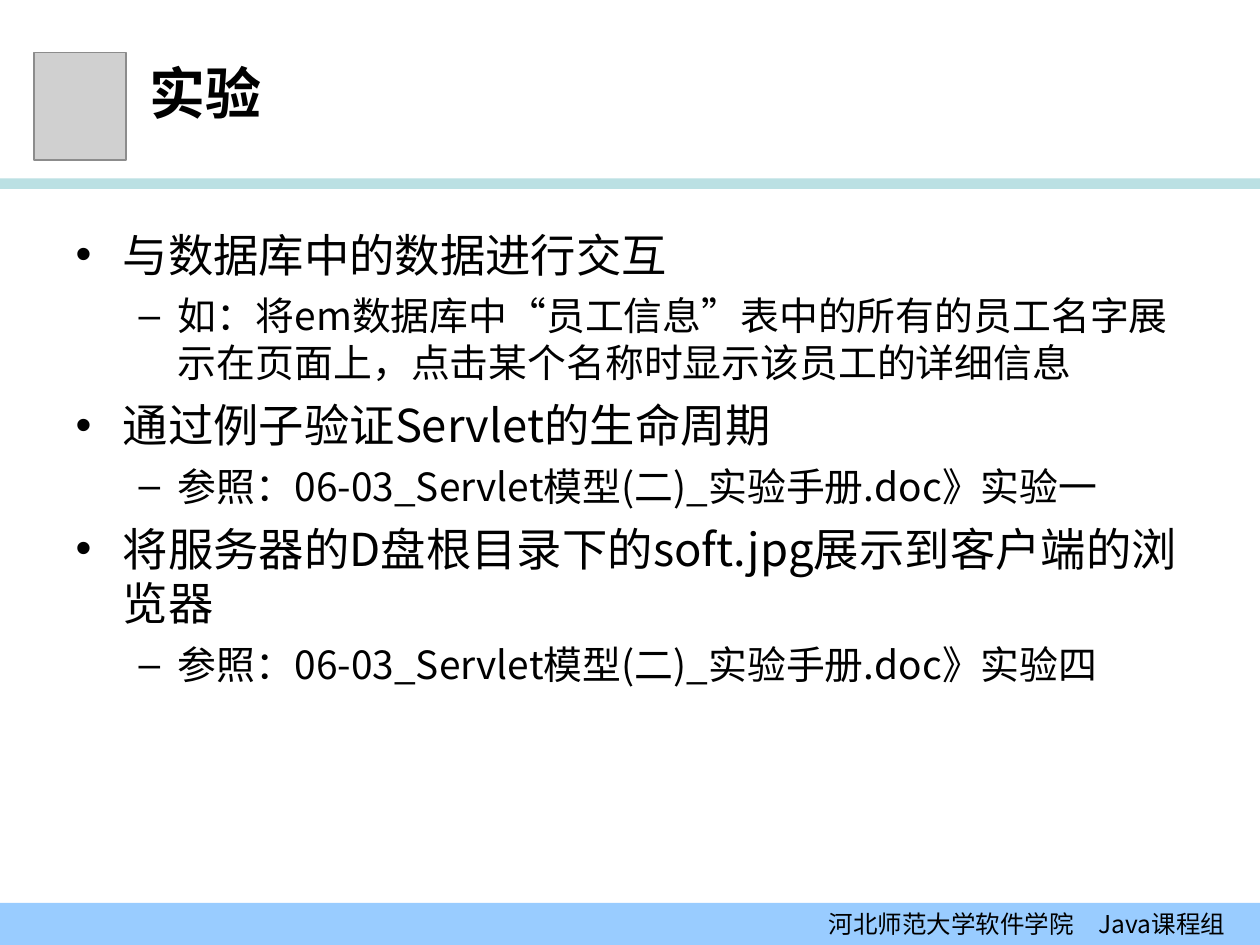
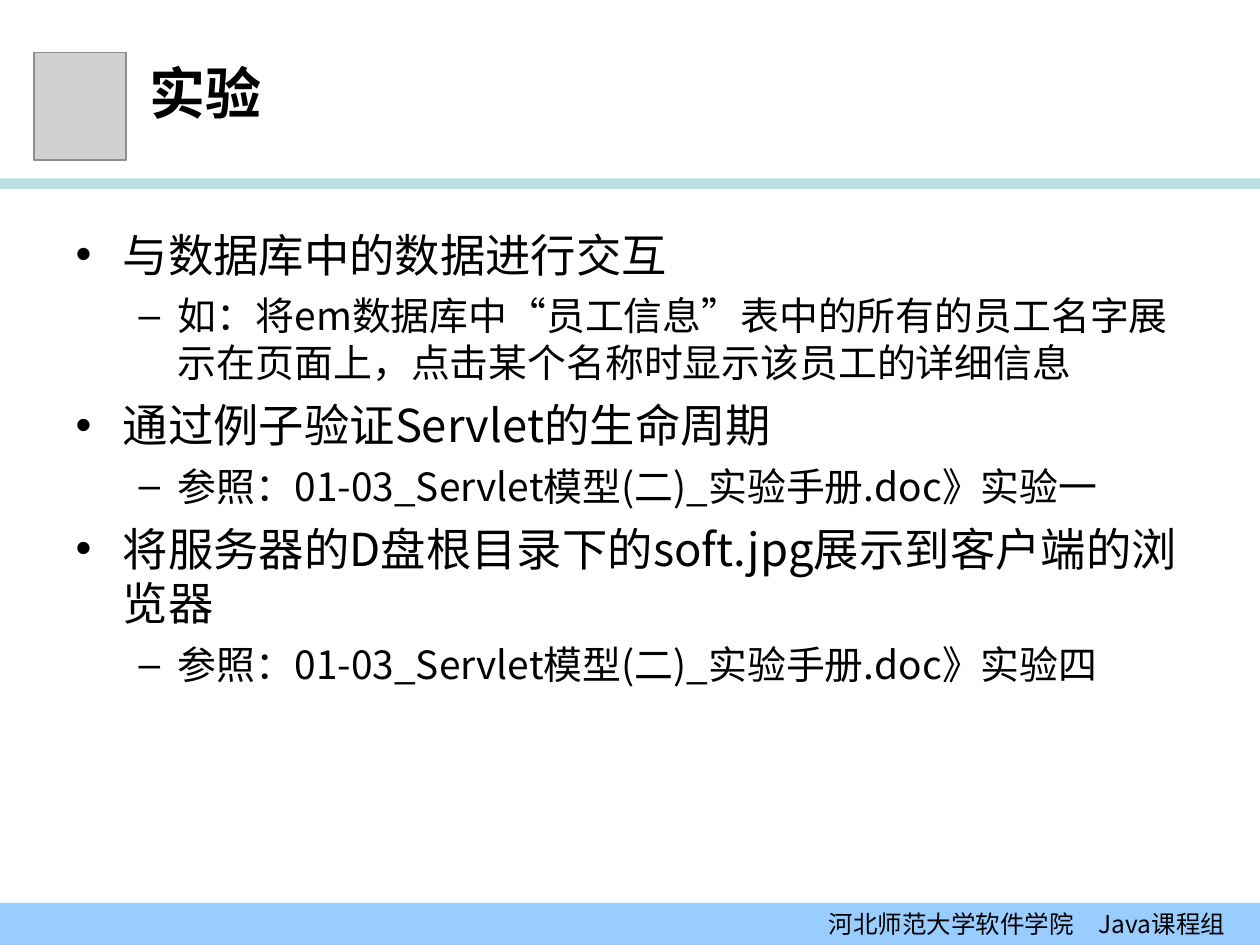
Before and after one commit to edu2act/course-JavaEE, a slide deck: slide 34 of 课程PPT/01-03_Servlet模型（二）.ppt (slide 37 before the commit). Drawn at 1260x945 pixels with LibreOffice and Linux fonts; fonts in the diff are those of the drawing; grey boxes stand for pictures; background and template pictures are left out. Boxes give left, top, right and bottom in pixels: in the first picture for what was removed or moved away, otherwise in the second. Text is boxed around its words. In the diff, an @@ line names an element or a change of style, - is before the commit and + after.

```diff
--- a/课程PPT/01-03_Servlet模型（二）.ppt
+++ b/课程PPT/01-03_Servlet模型（二）.ppt
@@ text at (x1=178, y1=468, x2=1097, y2=509): text changed @@
-  – 参照：06-03_Servlet模型(二)_实验手册.doc》实验一
+  – 参照：01-03_Servlet模型(二)_实验手册.doc》实验一
@@ text at (x1=178, y1=646, x2=1097, y2=687): text changed @@
-  – 参照：06-03_Servlet模型(二)_实验手册.doc》实验四
+  – 参照：01-03_Servlet模型(二)_实验手册.doc》实验四
```
Also in this commit, not shown: 2 other slides changed, 3 slides removed, 23 other files.
